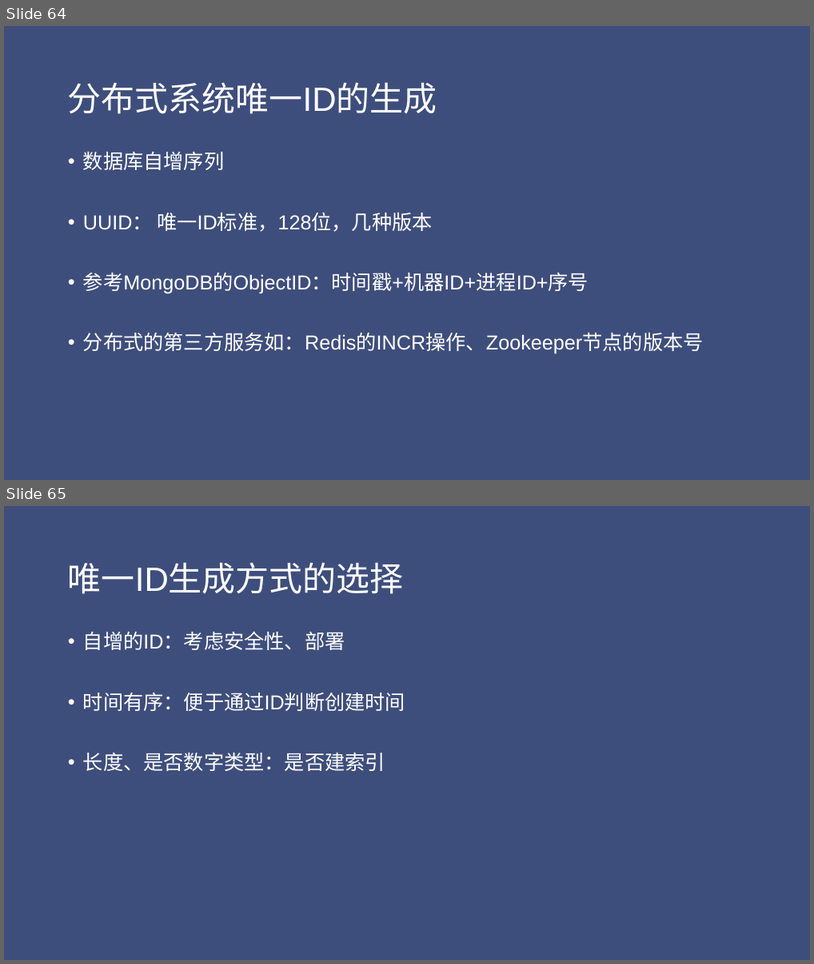
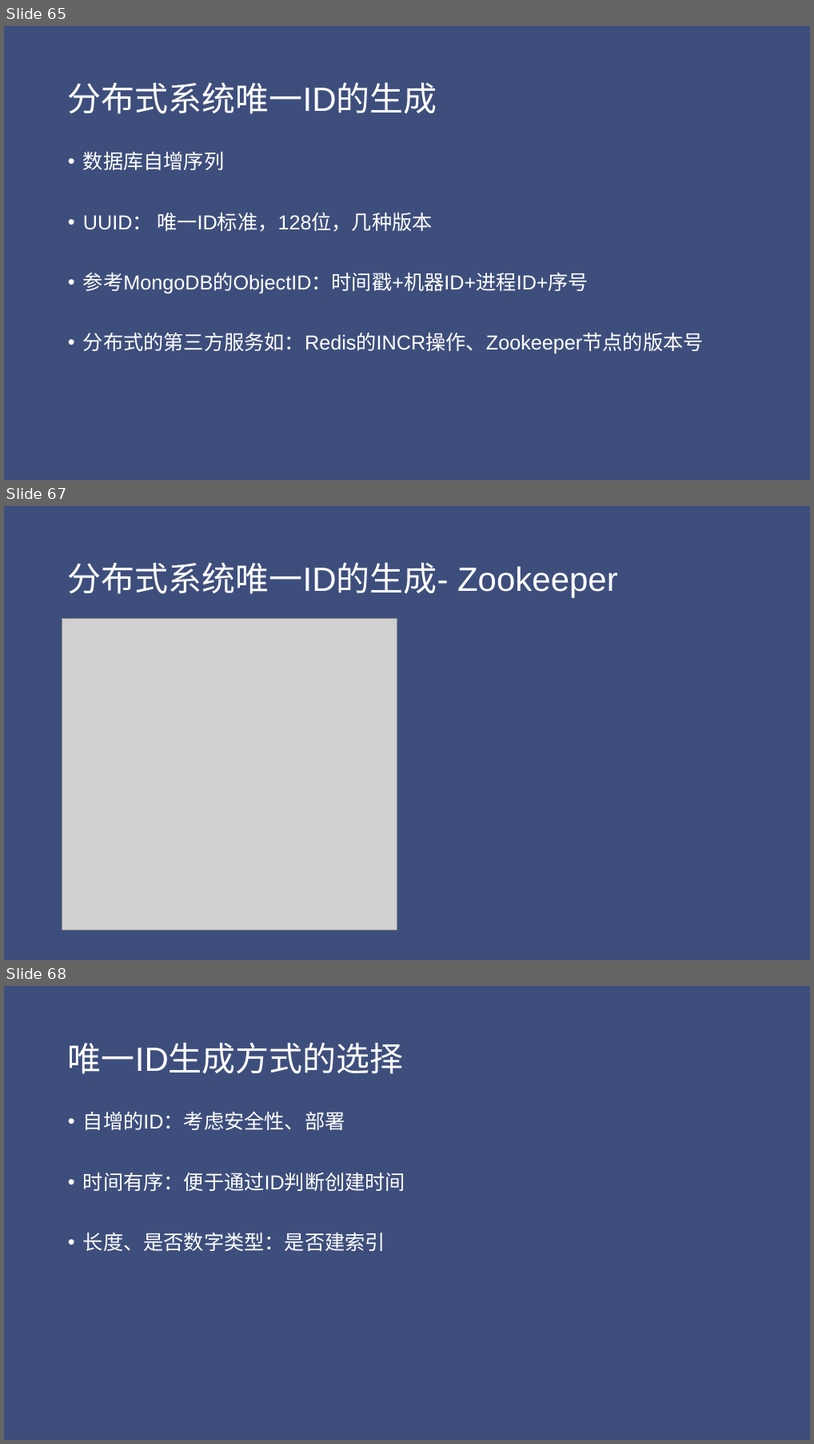
Before and after one commit to jungle0127/springcloudstudy, a slide deck: docs/distributedsystemtransaction.pptx. Shown one above the other, each under a label of ours: slides 64 and 65 before the commit, slides 65, 67 and 68 after it; the slides between them are not shown. The pictures are 814x964 and 814x1444 pixels, drawn with LibreOffice and Linux fonts; fonts in the diff are those of the drawing; grey boxes stand for pictures. Boxes give left, top, right and bottom in pixels: in the first picture for what was removed or moved away, otherwise in the second. Text is boxed around its words. In the diff, an @@ line names an element or a change of style, - is before the commit and + after.

```diff
--- a/docs/distributedsystemtransaction.pptx
+++ b/docs/distributedsystemtransaction.pptx
@@ slide 67 added at (x1=4, y1=506, x2=810, y2=960), background #3E4E7C @@
@@ title added at (x1=68, y1=562, x2=618, y2=597), 40 pt, text #FFFFFF @@
+分布式系统唯一ID的生成- Zookeeper
@@ picture added at (x1=62, y1=619, x2=398, y2=929) @@
@@ what was slide 64 is now slide 65 @@
@@ what was slide 65 is now slide 68 @@
```
Also in this commit, not shown: 5 slides changed, 5 other slides added, 1 slide removed, 20 other files.
